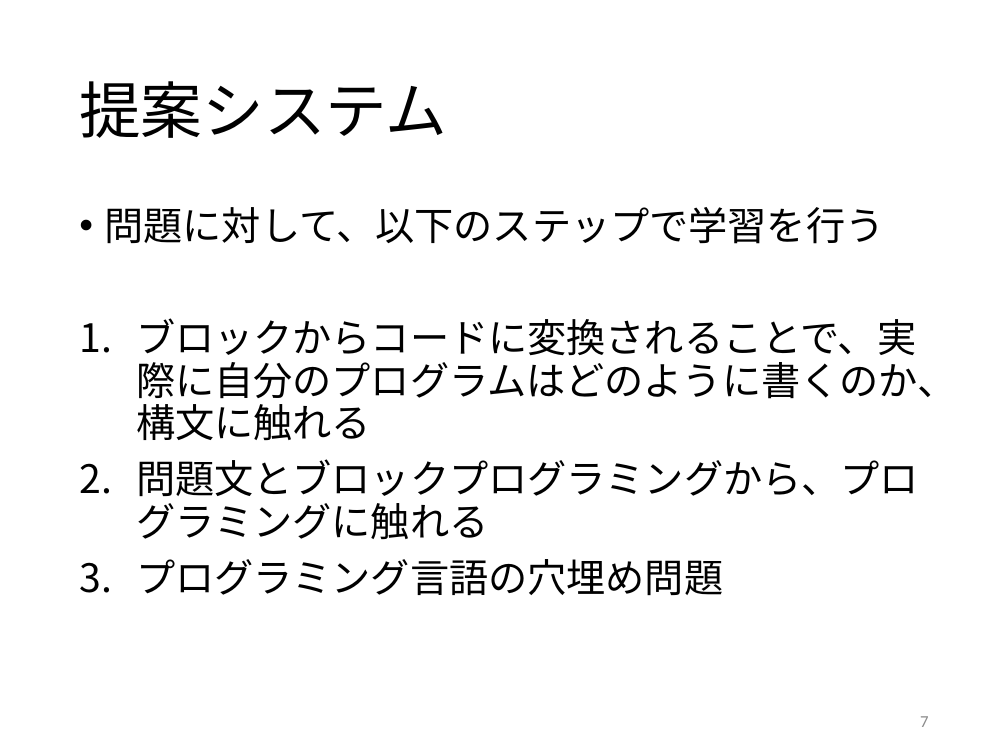
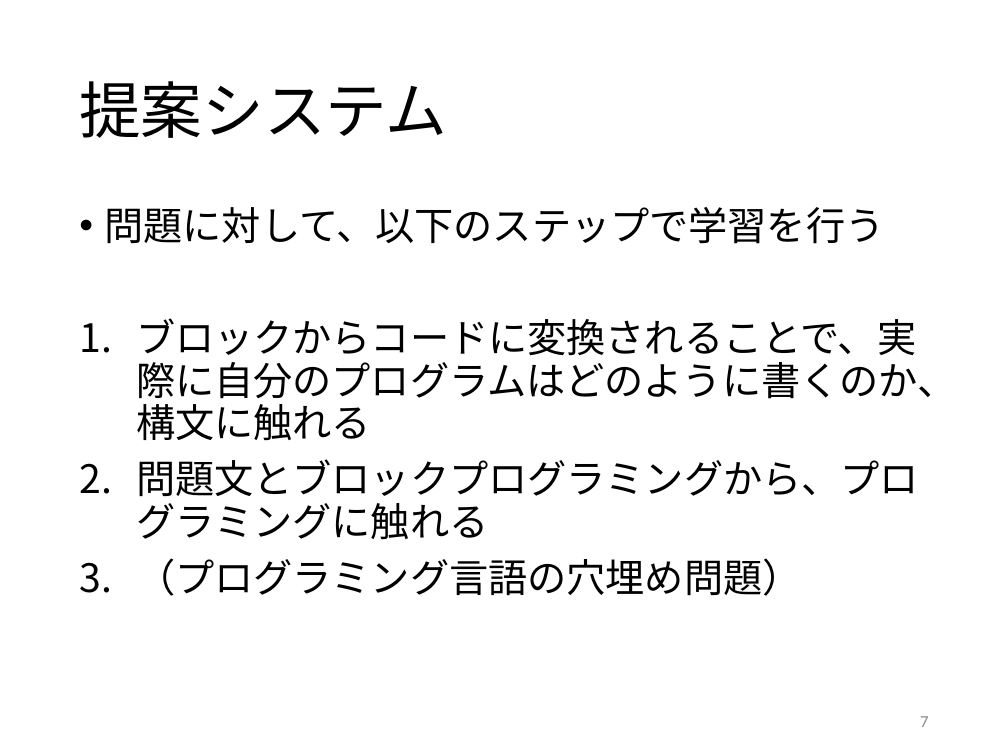
Before and after one commit to kait-takanolab/1821121-shimaoka-thesis, a slide deck: slide 7 of 1821121_shimaoka_sotsuken.pptx. Drawn at 1008x756 pixels with LibreOffice and Linux fonts; fonts in the diff are those of the drawing. Boxes give left, top, right and bottom in pixels: in the first picture for what was removed or moved away, otherwise in the second. Text is boxed around its words. In the diff, an @@ line names an element or a change of style, - is before the commit and + after.

Commit message:
卒業論文 提案など更新

```diff
--- a/1821121_shimaoka_sotsuken.pptx
+++ b/1821121_shimaoka_sotsuken.pptx
@@ text at bbox=[136, 558, 801, 596]: text changed @@
-3. プログラミング言語の穴埋め問題
+3. （プログラミング言語の穴埋め問題）
```
Also in this commit, not shown: 2 other slides changed, 2 other files.
